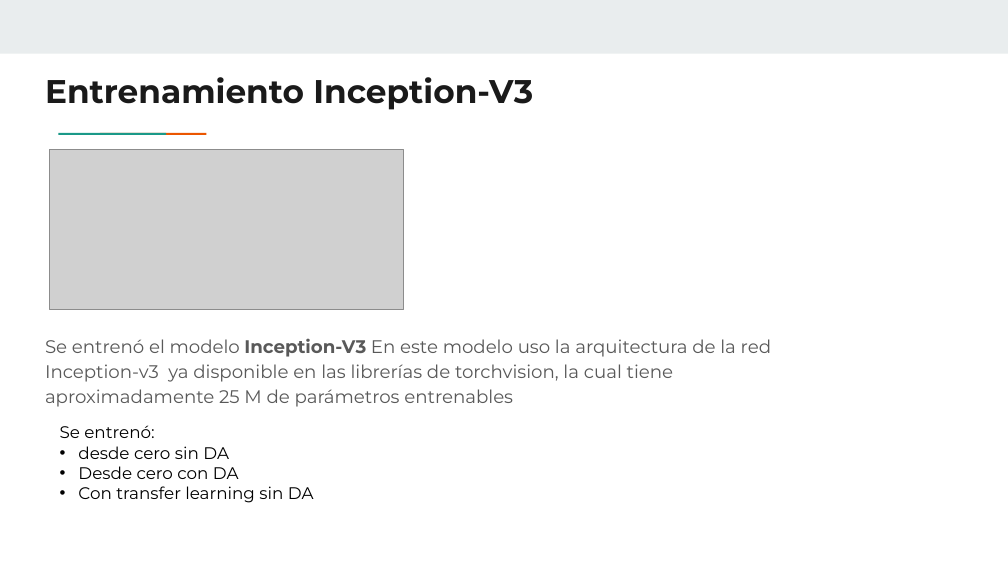
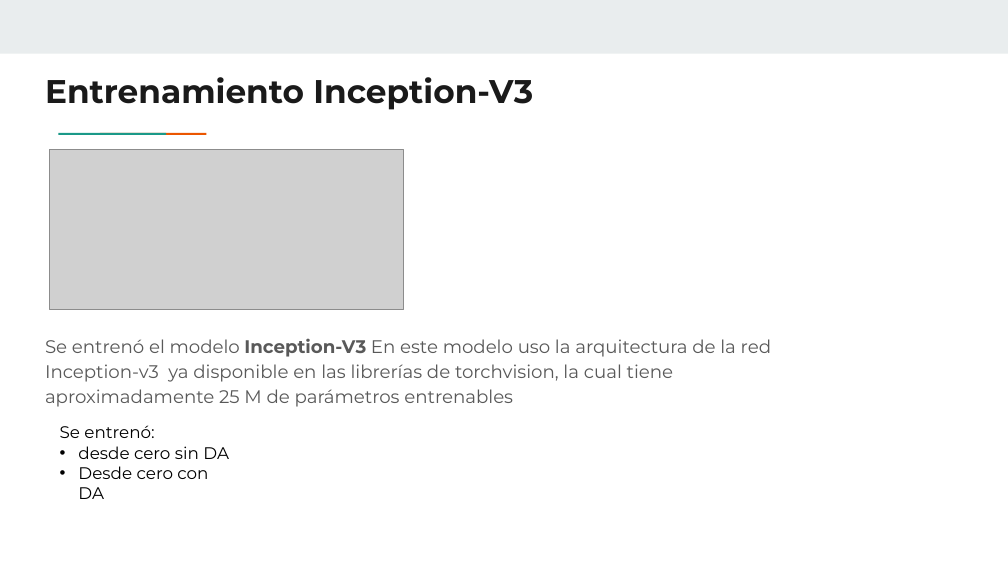
Before and after one commit to juanpsch/IA, a slide deck: slide 17 of CV2/TP_Final/Trabajo Final - Juan Pablo Schamun.pptx. Drawn at 1008x567 pixels with LibreOffice and Linux fonts; fonts in the diff are those of the drawing; grey boxes stand for pictures. Boxes give left, top, right and bottom in pixels: in the first picture for what was removed or moved away, otherwise in the second. Text is boxed around its words. In the diff, an @@ line names an element or a change of style, - is before the commit and + after.

```diff
--- a/CV2/TP_Final/Trabajo Final - Juan Pablo Schamun.pptx
+++ b/CV2/TP_Final/Trabajo Final - Juan Pablo Schamun.pptx
@@ text at bbox=[78, 486, 314, 503]: paragraph removed @@
-• Con transfer learning sin DA
```
Also in this commit, not shown: 1 other slide changed.
